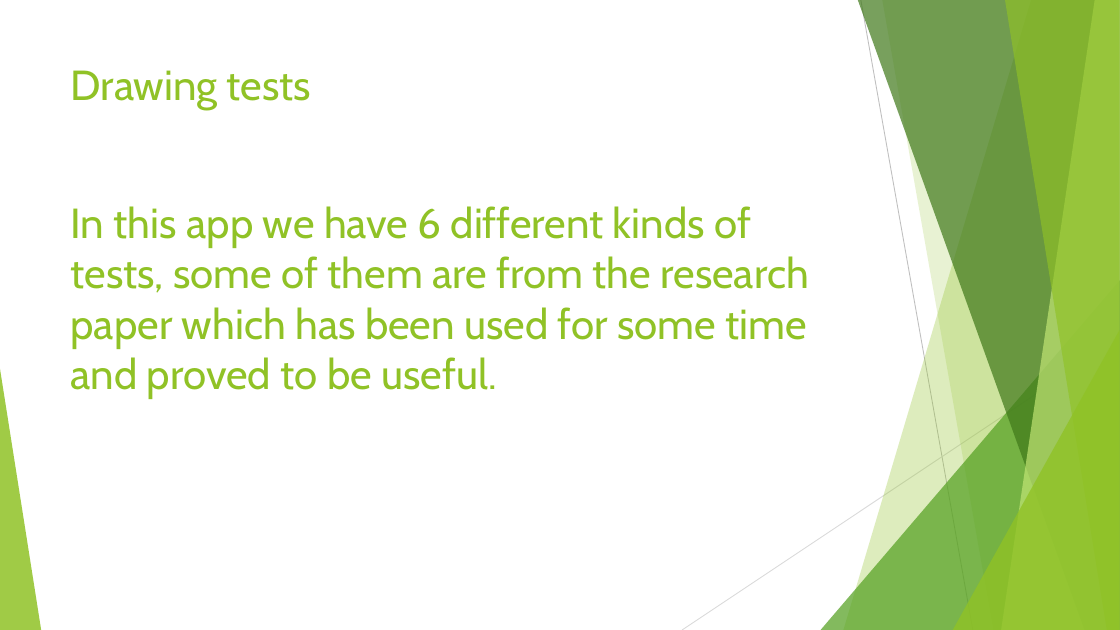
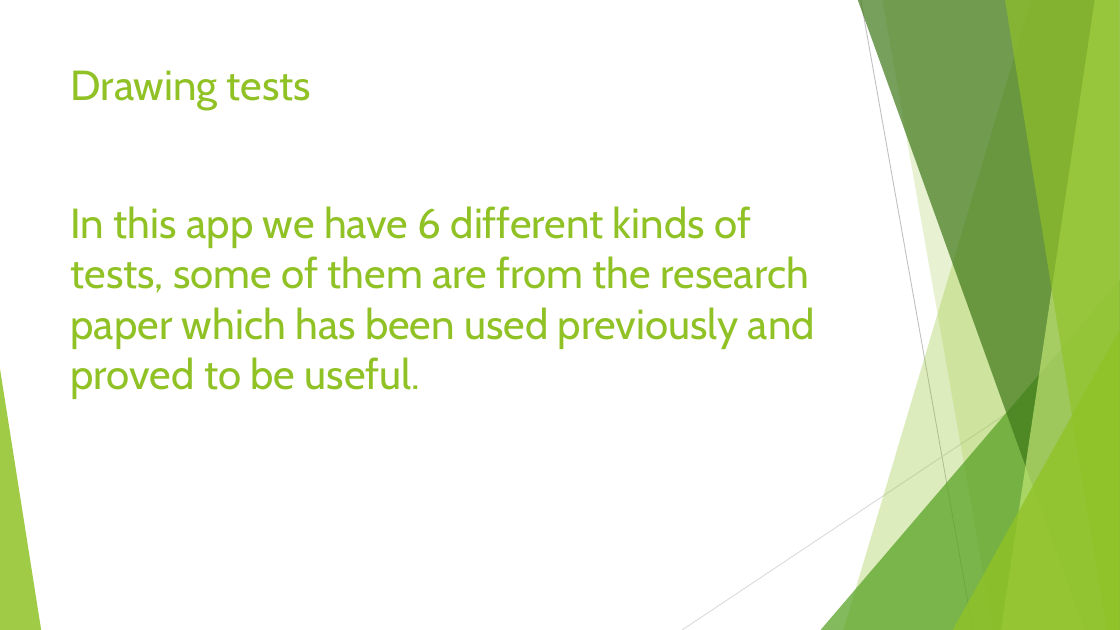
Before and after one commit to JiashuWu/NeuroGraph, a slide deck: slide 18 of Neurograph Project Presentation/Neurograph Presentation Jiashu Wu.pptx. Drawn at 1120x630 pixels with LibreOffice and Linux fonts; fonts in the diff are those of the drawing. Boxes give left, top, right and bottom in pixels: in the first picture for what was removed or moved away, otherwise in the second. Text is boxed around its words. In the diff, an @@ line names an element or a change of style, - is before the commit and + after.

```diff
--- a/Neurograph Project Presentation/Neurograph Presentation Jiashu Wu.pptx
+++ b/Neurograph Project Presentation/Neurograph Presentation Jiashu Wu.pptx
@@ text at box(71, 206, 815, 399): text changed @@
-In this app we have 6 different kinds of tests, some of them are from the research paper which has been used for some time and proved to be useful.
+In this app we have 6 different kinds of tests, some of them are from the research paper which has been used previously and proved to be useful.
```
Also in this commit, not shown: 14 other slides changed, 5 slides added, 1 other file.
